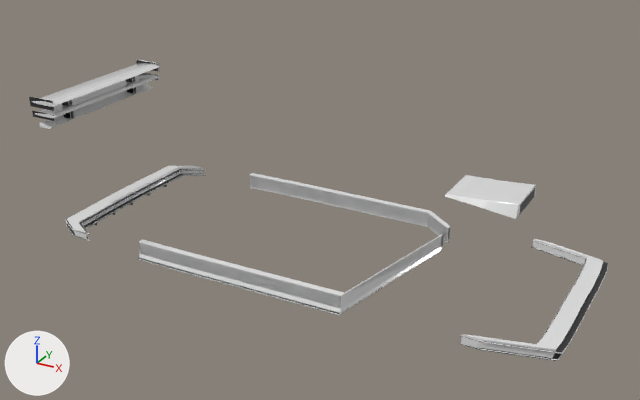
Renders of the glTF model veiculos/sketchfab/pecas/gol-quadrado/gol-quadrado_pecas.glb from each side of a commit.
Camera for both pictures: a 50 mm lens placed at (2.74, -4.77, 2.95), pointed at (0.14, -0.05, 0.59). The lights are fixed; the arrows at lower left show +X, +Y and +Z. The picture after the commit comes second. Vertices at exactly the same position are counted once.

Objects in the first picture: 'bumper_front__esportivo', 'bumper_front__lip', 'bumper_rear__difusor', 'bumper_rear__esportivo', 'hood__tomada', 'saia__esportiva', 'saia__lisa', 'spoiler__alto', 'spoiler__labio', 'spoiler__medio'.
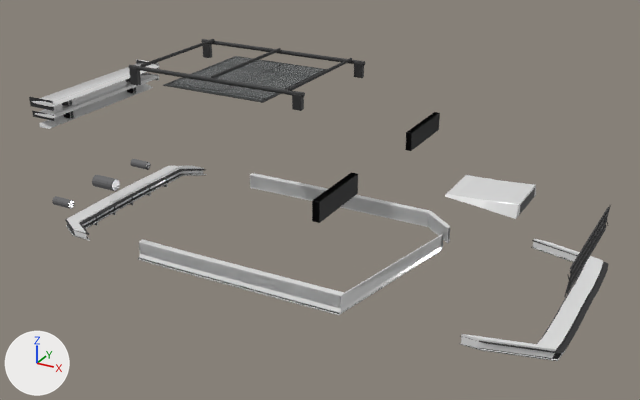
Changed parts and their boxes (x1, y1, x2, y2) in the pictures (640 x 400 px):
'teto__solar', added: after (163, 56, 327, 103)
'teto__bagageiro', added (black): after (129, 39, 365, 111)
'retrovisor__preto', added: after (312, 112, 440, 223)
'grade__tela', added: after (564, 205, 611, 297)
'escapamento__duplo', added: after (52, 159, 151, 209)
'escapamento__central', added: after (92, 175, 120, 191)
'grade__barras', added: after (568, 211, 608, 289)
part 1 of me_bumper_front__lip, recoloured: (481, 240, 608, 354) in both
part 2 of me_bumper_rear__difusor, recoloured: (65, 169, 206, 235) in both

Patch to the scene script:
```diff
--- a/veiculos/sketchfab/pecas/gol-quadrado/gol-quadrado_pecas.glb.py
+++ b/veiculos/sketchfab/pecas/gol-quadrado/gol-quadrado_pecas.glb.py
@@ me_bumper_front__lip @@
 me_bumper_front__lip.from_pydata(...)  # 228 vertices, 452 faces; spans x 1.382..1.941, y -0.686..0.686, z 0.268..0.276
+# me_bumper_front__lip part 1: all 336 faces that had it switch from mat_pintura (white #e7e7e7) to mat_chassi (black #2c2c2d)
@@ me_bumper_rear__difusor @@
 me_bumper_rear__difusor.from_pydata(...)  # 508 vertices, 992 faces; spans x -1.657..-1.321, y -0.689..0.689, z 0.222..0.272
+# me_bumper_rear__difusor part 2: all 816 faces that had it switch from mat_pintura (white #e7e7e7) to mat_chassi (black #2c2c2d)
@@ ob_teto__solar @@
+ob_teto__solar = bpy.data.objects.new('teto__solar', me_teto__solar)  # 112 vertices, 216 faces; spans x -0.805..-0.045, y -0.421..0.421, z 1.335..1.344; in mat_chassi (black #2c2c2d), mat_vidro (white #e7efef)
+ob_teto__solar.location = (0.0, 0.0, 0.0)
@@ ob_teto__bagageiro @@
+ob_teto__bagageiro = bpy.data.objects.new('teto__bagageiro', me_teto__bagageiro)  # 524 vertices, 1012 faces; spans x -1.08..0.23, y -0.422..0.422, z 1.305..1.448; in mat_chassi (black #2c2c2d)
+ob_teto__bagageiro.location = (0.0, 0.0, 0.0)
@@ ob_retrovisor__preto @@
+ob_retrovisor__preto = bpy.data.objects.new('retrovisor__preto', me_retrovisor__preto)  # 112 vertices, 216 faces; spans x 0.55..0.6, y -0.89..0.89, z 0.87..1.0; in mat_chassi (black #2c2c2d)
+ob_retrovisor__preto.location = (0.0, 0.0, 0.0)
@@ ob_grade__tela @@
+ob_grade__tela = bpy.data.objects.new('grade__tela', me_grade__tela)  # 336 vertices, 504 faces; spans x 1.885..1.892, y -0.517..0.517, z 0.565..0.72; in mat_chassi (black #2c2c2d)
+ob_grade__tela.location = (0.0, 0.0, 0.0)
@@ ob_grade__barras @@
+ob_grade__barras = bpy.data.objects.new('grade__barras', me_grade__barras)  # 168 vertices, 324 faces; spans x 1.885..1.895, y -0.445..0.445, z 0.589..0.696; in mat_chassi (black #2c2c2d)
+ob_grade__barras.location = (0.0, 0.0, 0.0)
@@ ob_escapamento__duplo @@
+ob_escapamento__duplo = bpy.data.objects.new('escapamento__duplo', me_escapamento__duplo)  # 384 vertices, 752 faces; spans x -1.877..-1.715, y -0.472..0.472, z 0.281..0.345; in mat_chassi (black #2c2c2d), mat_cromado (grey #a0a0a2)
+ob_escapamento__duplo.location = (0.0, 0.0, 0.0)
@@ ob_escapamento__central @@
+ob_escapamento__central = bpy.data.objects.new('escapamento__central', me_escapamento__central)  # 192 vertices, 376 faces; spans x -1.877..-1.675, y -0.048..0.048, z 0.265..0.361; in mat_chassi (black #2c2c2d), mat_cromado (grey #a0a0a2)
+ob_escapamento__central.location = (0.0, 0.0, 0.0)
```
